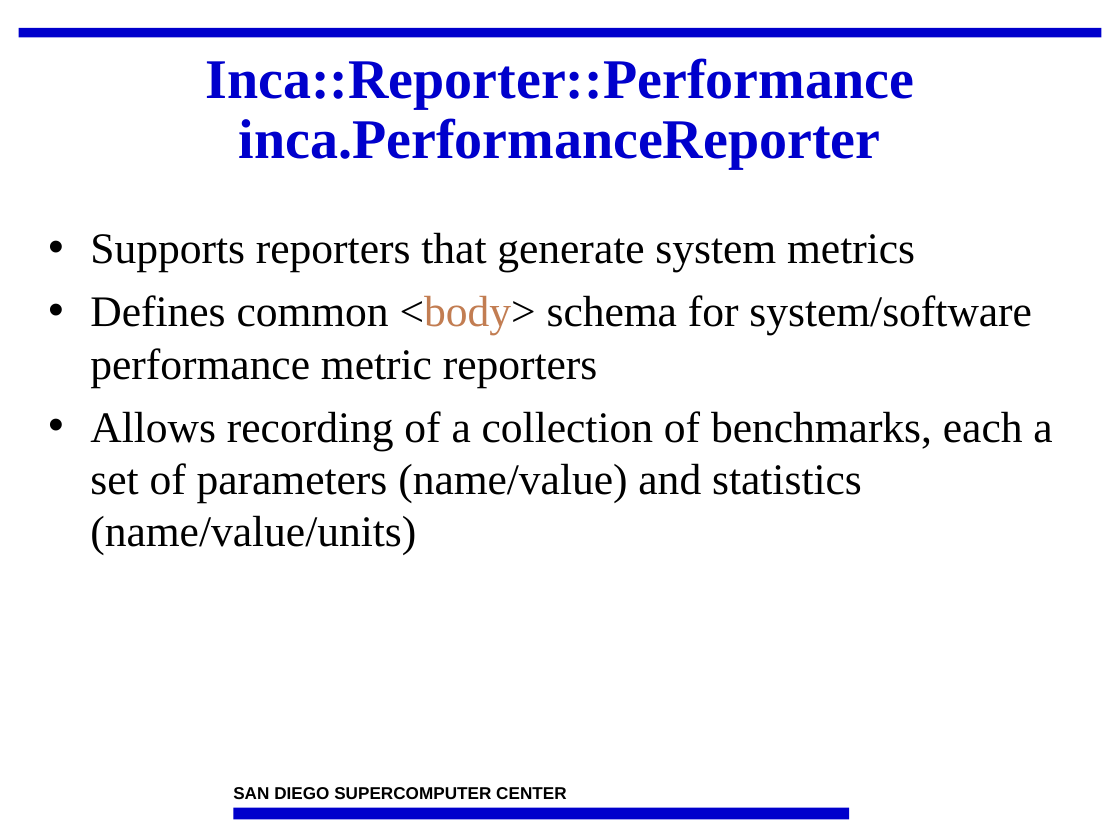
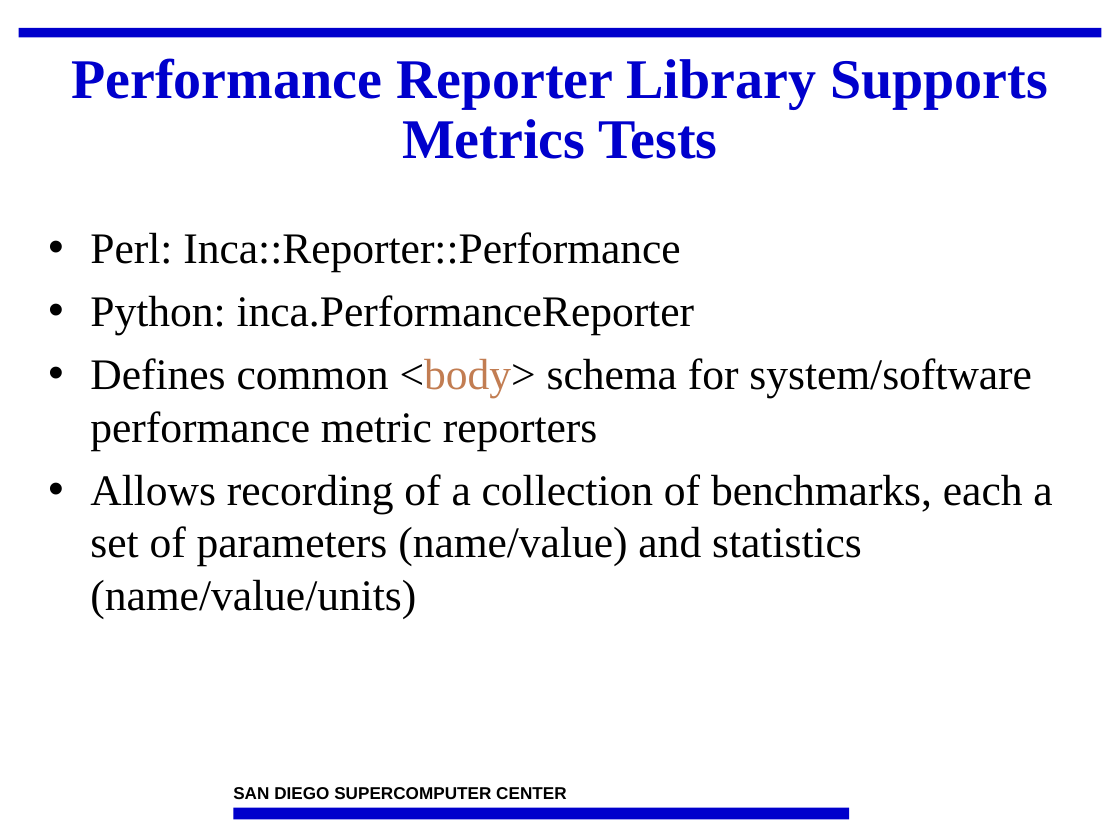
Before and after one commit to IncaProject/inca-xsede, a slide deck: slide 23 of talks/2008workshop/incaReporters.ppt. Drawn at 1120x840 pixels with LibreOffice and Linux fonts; fonts in the diff are those of the drawing; background and template pictures are left out. Boxes give left, top, right and bottom in pixels: in the first picture for what was removed or moved away, otherwise in the second. Text is boxed around its words. In the diff, an @@ line names an element or a change of style, - is before the commit and + after.

```diff
--- a/talks/2008workshop/incaReporters.ppt
+++ b/talks/2008workshop/incaReporters.ppt
@@ title at box(71, 58, 1048, 159): text changed @@
-Inca::Reporter::Performance
-inca.PerformanceReporter
+Performance Reporter Library Supports Metrics Tests
@@ text at box(90, 232, 695, 335): text changed @@
-• Supports reporters that generate system metrics
+• Perl: Inca::Reporter::Performance
+• Python: inca.PerformanceReporter
```
Also in this commit, not shown: 13 other slides changed, 1 slide added.
